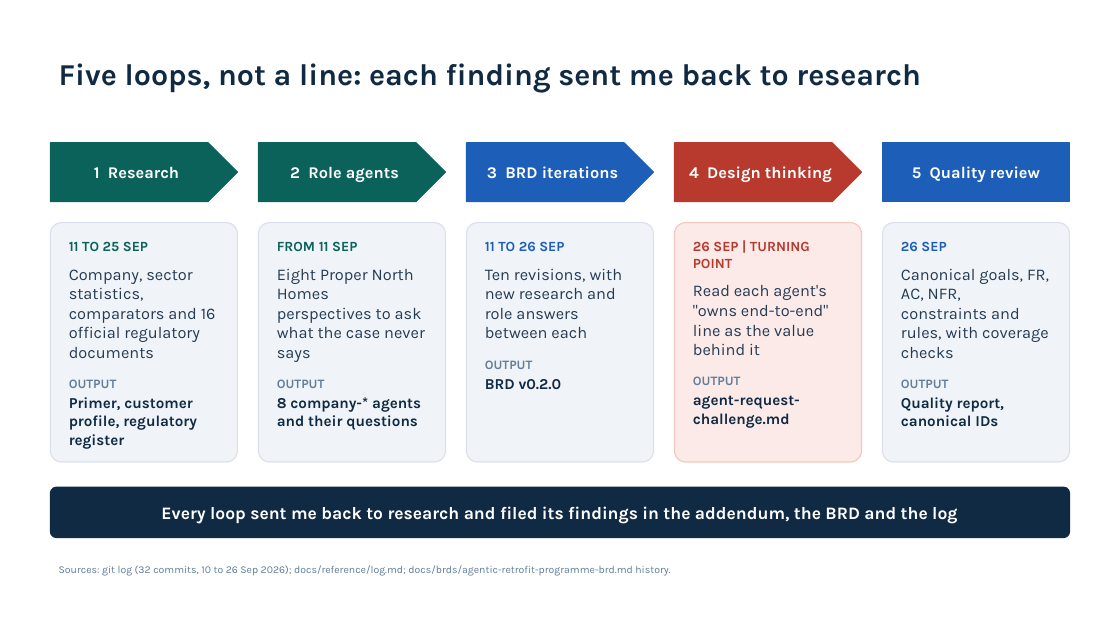
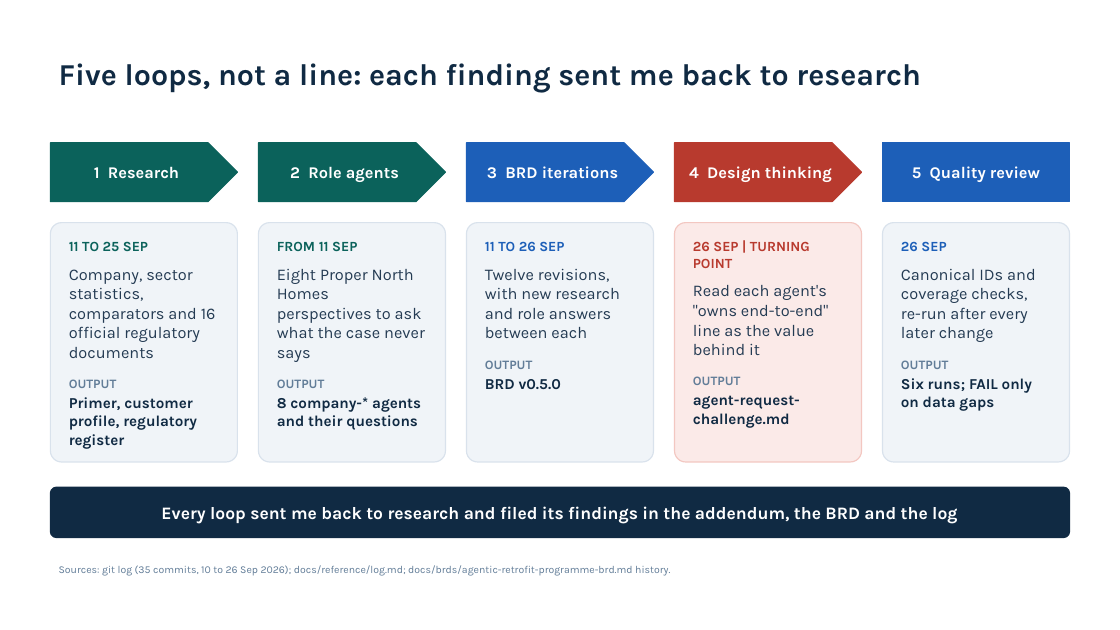
Before and after one commit to jmservera/ama, a slide deck: slide 3 of .copilot-tracking/ppt/2026-09-26/ama-mentor-progress-review/slide-deck/ama-mentor-progress-review.pptx. Drawn at 1120x630 pixels with LibreOffice and Linux fonts; fonts in the diff are those of the drawing. Boxes give left, top, right and bottom in pixels: in the first picture for what was removed or moved away, otherwise in the second. Text is boxed around its words. In the diff, an @@ line names an element or a change of style, - is before the commit and + after.

Commit message:
Update AMA mentor progress review deck and supporting documentation
- Revised primary research document to clarify presentation length and content sources.
- Added new storytelling review iteration document for the AMA mentor progress review deck, detailing audience assessment, iteration verdicts, and prioritized changes.
- Updated the slide deck (PPTX) for the AMA mentor progress review, increasing slide count to 14 and ensuring all slides pass validation checks.
- Generated and updated validation reports for the slide deck, confirming quality and geometry for all slides.
- Added new validation results for the additional slide, ensuring comprehensive coverage in the validation reports.
- Updated README and log files to reflect the new presentation and its details, including the removal of the previous proposal deck and the addition of the new mentor progress review deck.
- Documented the review process and changes made in the project log, including the rationale for updates and corrections.

```diff
--- a/.copilot-tracking/ppt/2026-09-26/ama-mentor-progress-review/slide-deck/ama-mentor-progress-review.pptx
+++ b/.copilot-tracking/ppt/2026-09-26/ama-mentor-progress-review/slide-deck/ama-mentor-progress-review.pptx
@@ text in rounded rectangle at [485, 269, 619, 338]: text changed @@
-Ten revisions, with new research and role answers between each
+Twelve revisions, with new research and role answers between each
@@ text in rounded rectangle at [901, 269, 1036, 342]: text changed @@
-Canonical goals, FR, AC, NFR, constraints and rules, with coverage checks
+Canonical IDs and coverage checks, re-run after every later change
@@ text in rounded rectangle at [485, 379, 561, 389]: text changed @@
-BRD v0.2.0
+BRD v0.5.0
@@ text in rounded rectangle at [901, 378, 1032, 411]: text changed @@
-Quality report, canonical IDs
+Six runs; FAIL only on data gaps
@@ text at [59, 565, 670, 576]: text changed @@
-Sources: git log (32 commits, 10 to 26 Sep 2026); docs/reference/log.md; docs/brds/agentic-retrofit-programme-brd.md history.
+Sources: git log (35 commits, 10 to 26 Sep 2026); docs/reference/log.md; docs/brds/agentic-retrofit-programme-brd.md history.
```
Also in this commit, not shown: 6 other slides changed, 1 slide added, 35 other files.
